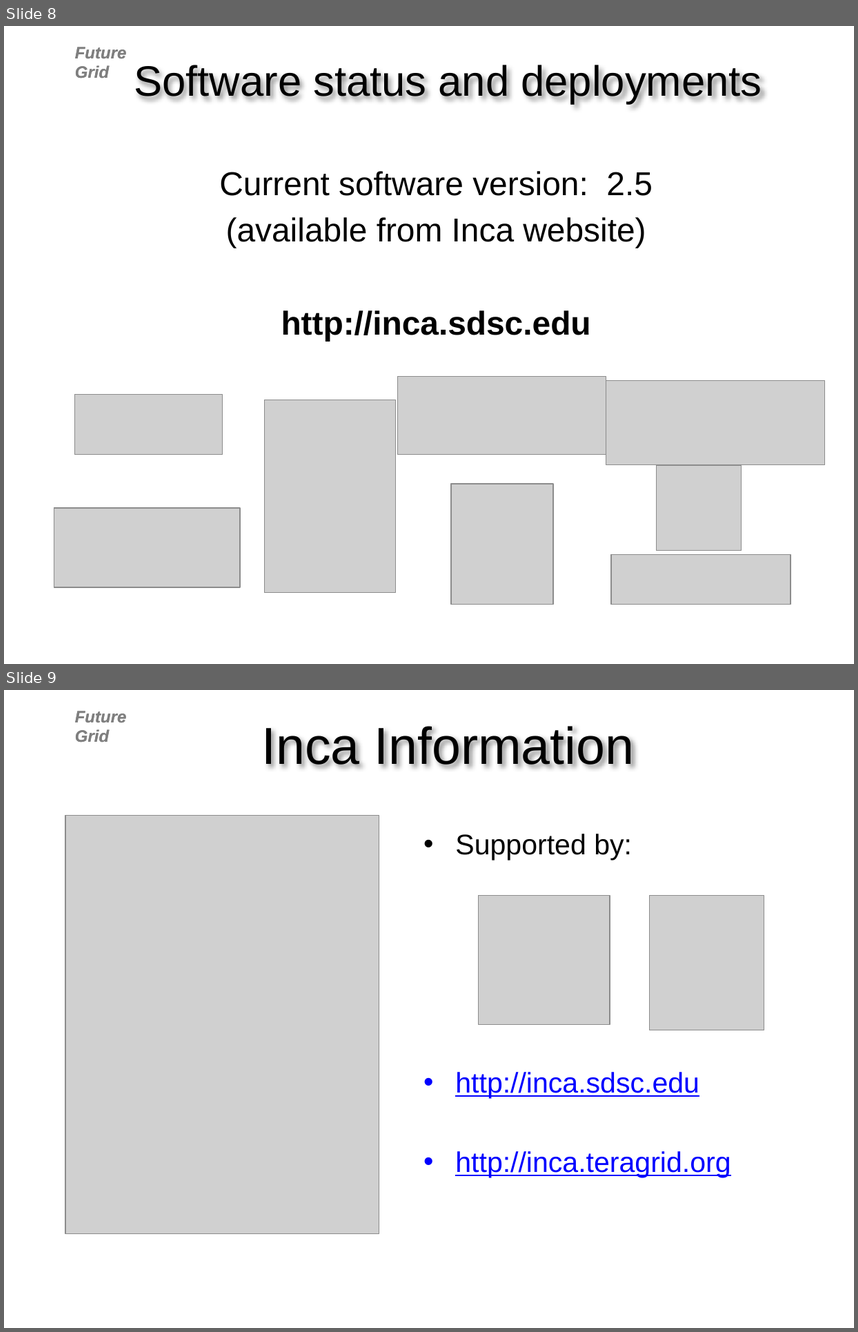
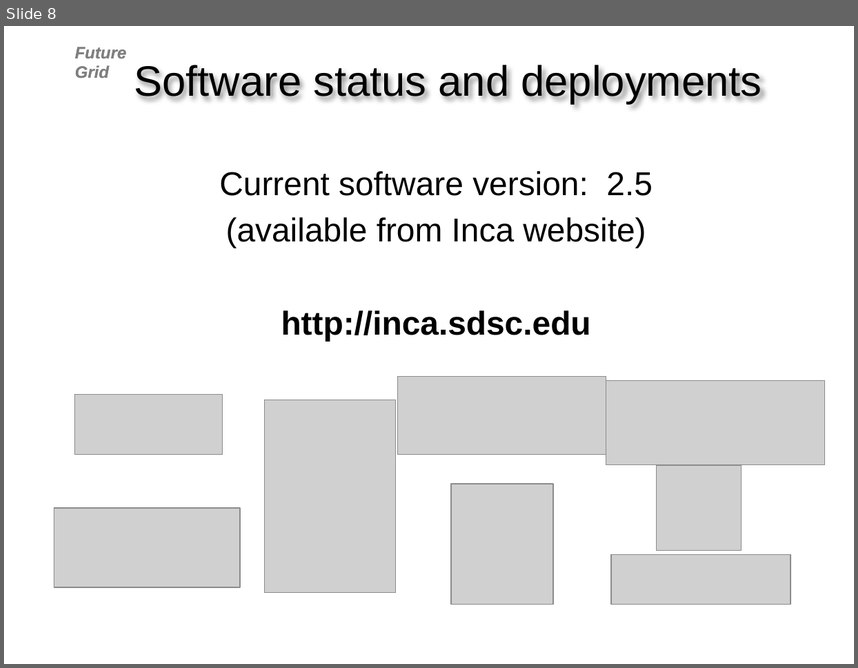
Before and after one commit to IncaProject/inca-xsede, a slide deck: talks/2009/inca-fg-ahm-1009.pptx. Shown one above the other, each under a label of ours: slides 8 and 9 before the commit, slide 8 after it. The pictures are 858x1332 and 858x668 pixels, drawn with LibreOffice and Linux fonts; fonts in the diff are those of the drawing; grey boxes stand for pictures; background and template pictures are left out. Boxes give left, top, right and bottom in pixels: in the first picture for what was removed or moved away, otherwise in the second. Text is boxed around its words. In the diff, an @@ line names an element or a change of style, - is before the commit and + after.

```diff
--- a/talks/2009/inca-fg-ahm-1009.pptx
+++ b/talks/2009/inca-fg-ahm-1009.pptx
@@ slide 9 removed at (4, 690, 854, 1328), background #FFFFFF; not listed: 2 template elements that a slide beside it also shows @@
@@ title removed at (262, 726, 634, 767) @@
-Inca Information
@@ picture removed at (65, 815, 379, 1233) @@
@@ text removed at (455, 834, 731, 1178) @@
-• Supported by:
-• http://inca.sdsc.edu
-• http://inca.teragrid.org
@@ picture removed at (478, 896, 609, 1025) @@
@@ picture removed at (650, 896, 765, 1030) @@
```
